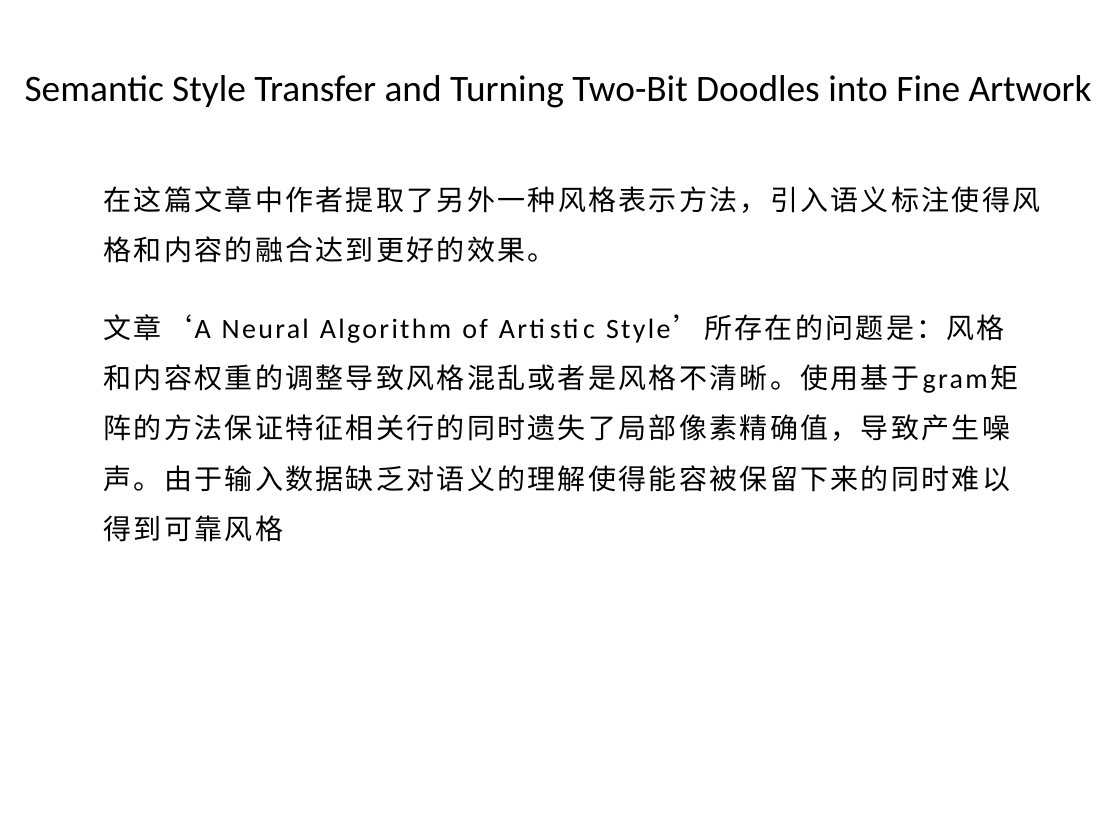
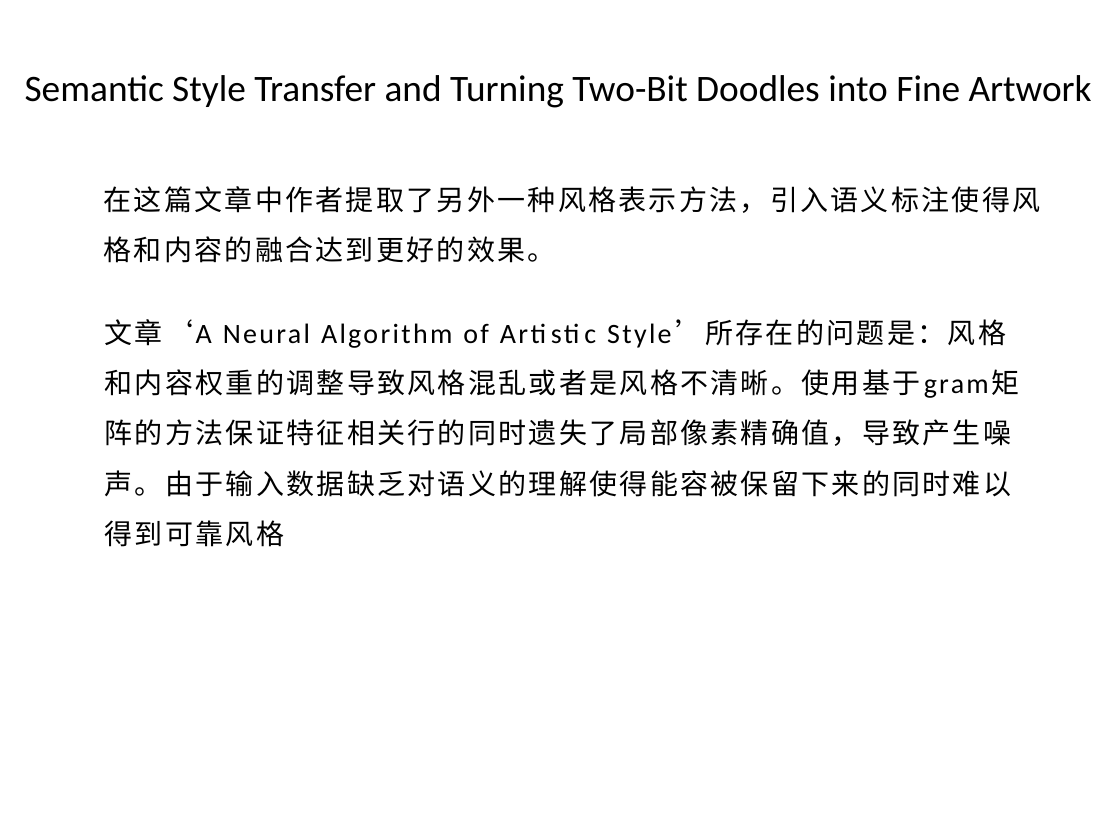
Before and after one commit to xionglong58/github, a slide deck: slide 9 of demo.pptx. Drawn at 1120x840 pixels with LibreOffice and Linux fonts; fonts in the diff are those of the drawing. Boxes give left, top, right and bottom in pixels: in the first picture for what was removed or moved away, otherwise in the second. Text is boxed around its words. In the diff, an @@ line names an element or a change of style, - is before the commit and + after.

Commit message:
2-1-1

```diff
--- a/demo.pptx
+++ b/demo.pptx
@@ text "文章‘A Neural Algorithm of Artistic ...": place and size @@
-text "文章‘A Neural Algorithm of Artistic ..." at (104, 314, 1011, 542)
+text "文章‘A Neural Algorithm of Artistic ..." at (105, 319, 1012, 547)
```
